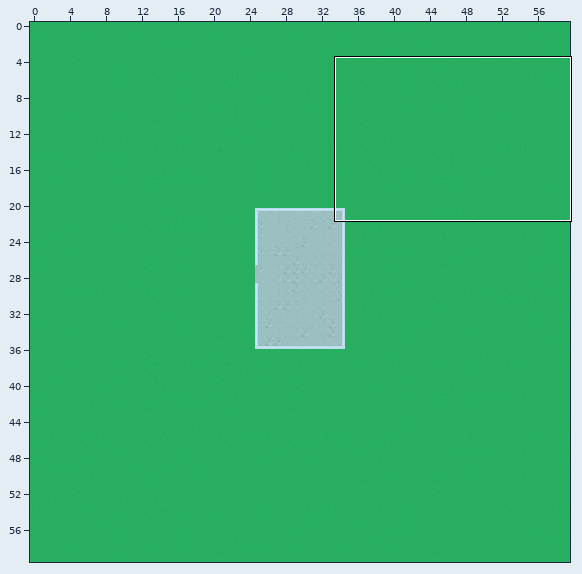
One commit to this Tiled map: Maps/Map1.tmx. Above: a wide view before the commit, with the close-up outlined.
Close-up. The starting point:
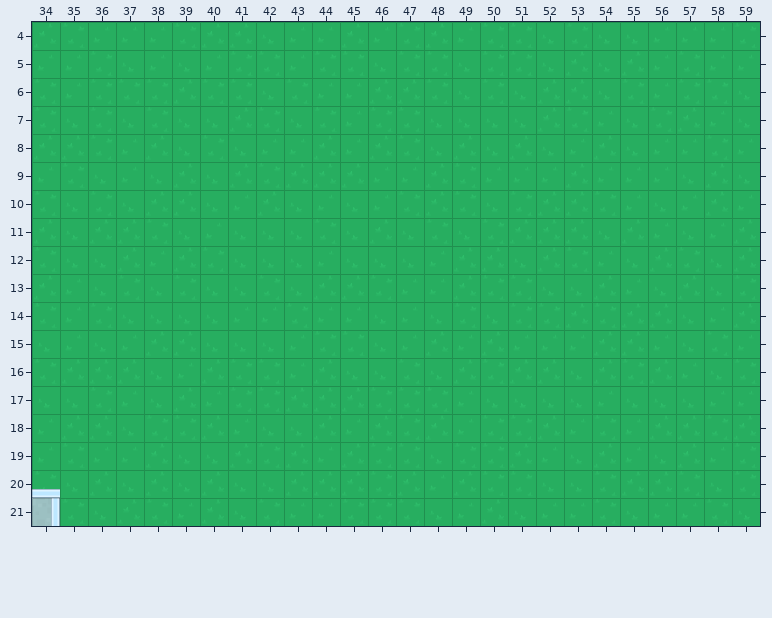
Cells are 64x64 px. Shown: x 34..59, y 4..21. The commit also changed other parts of the map, which this record leaves out.
New version:
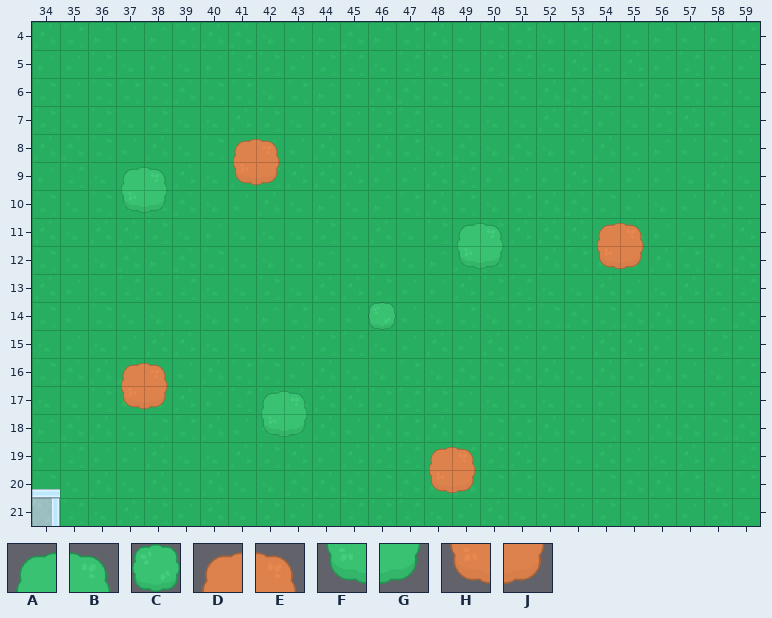
Key: from "Kenney_TDS": A 180, B 181, C 182, D 183, E 184, F 207, G 208, H 210, J 211.
_ is an empty cell.
Edits made:
Changed rows in their new state; . is an unchanged cell.
Layer "Walls":
first column x 37:
 8 ....DE.............
 9 AB..HJ.............
10 FG.................
11 ............AB...DE
12 ............FG...HJ
14 .........C.........
16 DE.................
17 HJ...AB............
18 .....FG............
19 ...........DE......
20 ...........HJ......
